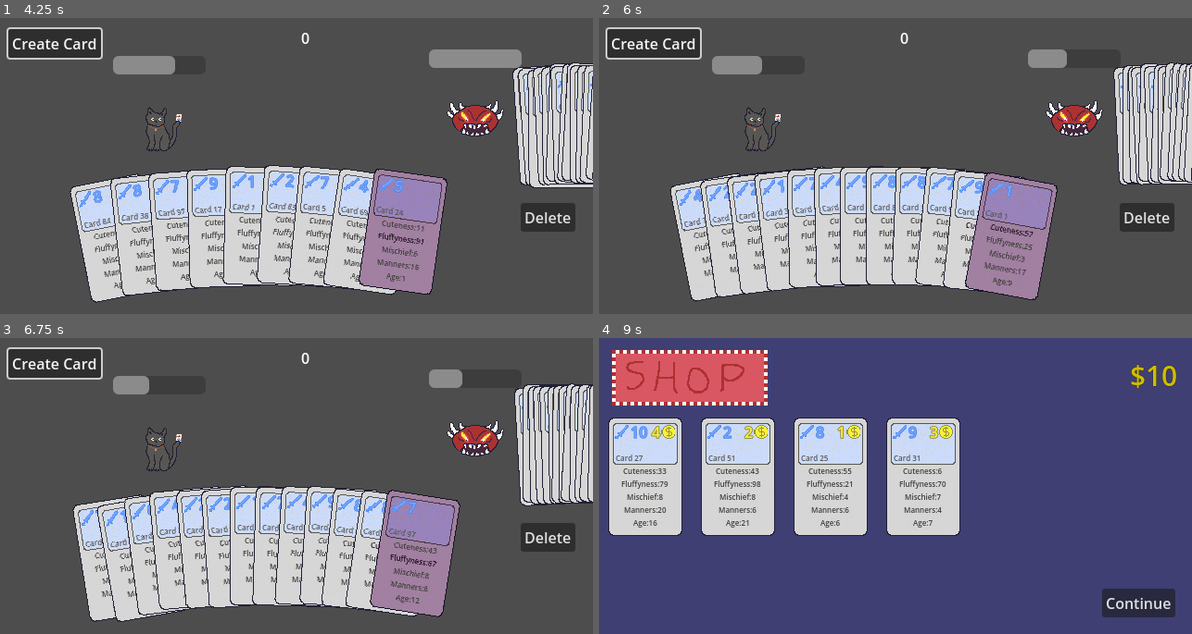
Above: before the commit, frames 1-4 (two rows, left to right).
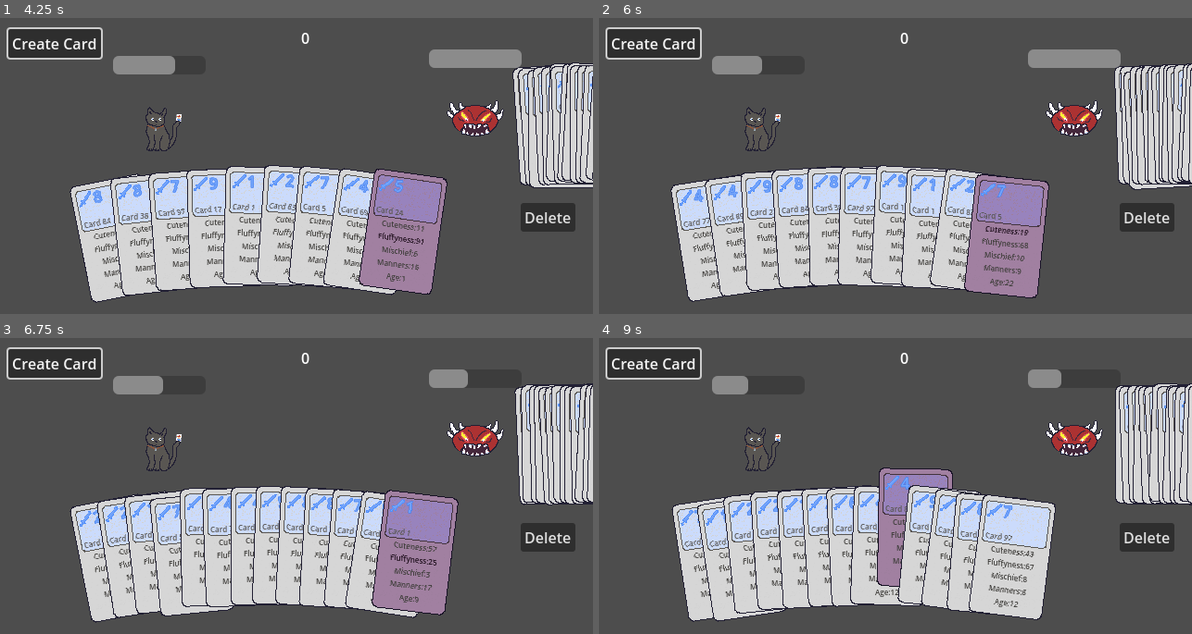
Above: after the commit, the same moments.

Repository: zcbntr/bucinum
Game: Godot game, scene res://scenes/main.tscn
Two runs of this game, one before a commit and one after it. Both use one fixed random seed, a clock stepped at 60 frames per second and the inputs below.
Inputs (mouse positions are in pixels of both pictures, inside the frame that each line leads up to):
- Up to frame 1 (4.25 s): click "Create Card" at 0.5 s; click "Create Card" at 1.25 s; click "Create Card" at 2 s; tap Enter at 2.75 s; move the mouse to (409, 237) at 2.77 s; press the mouse at (409, 237) at 2.78 s; tap Space at 3.5 s; move the mouse to (409, 234) at 3.52 s; release the mouse at (409, 234) at 3.53 s; click (409, 234) at 3.6 s
- Up to frame 2 (6 s): tap Enter at 4.25, 5.75 s; move the mouse to (1002, 231) at 4.27 s; press the mouse at (1002, 231) at 4.28 s; tap Space at 5 s; move the mouse to (1008, 231) at 5.02 s; release the mouse at (1008, 231) at 5.03 s; click (1008, 231) at 5.1 s; move the mouse to (1002, 231) at 5.77 s; press the mouse at (1002, 231) at 5.78 s
- Up to frame 3 (6.75 s): tap Space at 6.5 s; move the mouse to (415, 557) at 6.52 s; release the mouse at (415, 557) at 6.53 s; click (415, 557) at 6.6 s
- Up to frame 4 (9 s): move the mouse to (1014, 554) at 7.27 s; press the mouse at (1014, 554) at 7.28 s; move the mouse to (1014, 533) at 8.02 s; release the mouse at (1014, 533) at 8.03 s; click (1014, 533) at 8.1 s; click (895, 565) at 8.75 s, where only the run before the commit has a clickable "Continue"

Frame 1 is identical in both runs. In frame 2, 12% of the frame differs, in the area x 11-100%, y 10-96%; in frame 3, 8.7%; in frame 4, 98%, in the area x 0-100%, y 0-100%.

Commit message:
Fix category click/hover through

Diff:
--- a/scripts/card_category_display.gd
+++ b/scripts/card_category_display.gd
@@ -10,7 +10,6 @@
 
 # Called when the node enters the scene tree for the first time.
 func _ready() -> void:
-
 	($CategoryLbl as Label).set_modulate(Color(0.8, 0.8, 0.8, 1))
 	($CategoryLbl as Label).set_text(category_name + ":" + str(category_value))
 
--- a/scripts/card_object.gd
+++ b/scripts/card_object.gd
@@ -195,10 +195,11 @@
 		card_unselected.emit(self)
 
 func highlight_category(category: String) -> void:
-	for category_display in category_displays:
-		if category_display.category_name == category:
-			category_display.highlight()
-			break
+	if is_hovered:
+		for category_display in category_displays:
+			if category_display.category_name == category:
+				category_display.highlight()
+				break
 
 func unhighlight_category(category: String) -> void:
 	for category_display in category_displays:
@@ -266,6 +267,7 @@
 		elif (!is_selected):
 			set_selected()
 
-		var selected_category = get_selected_category()
-		if selected_category != "":
-			category_clicked.emit(selected_category, self)
+		if is_hovered:
+			var selected_category = get_selected_category()
+			if selected_category != "":
+				category_clicked.emit(selected_category, self)
